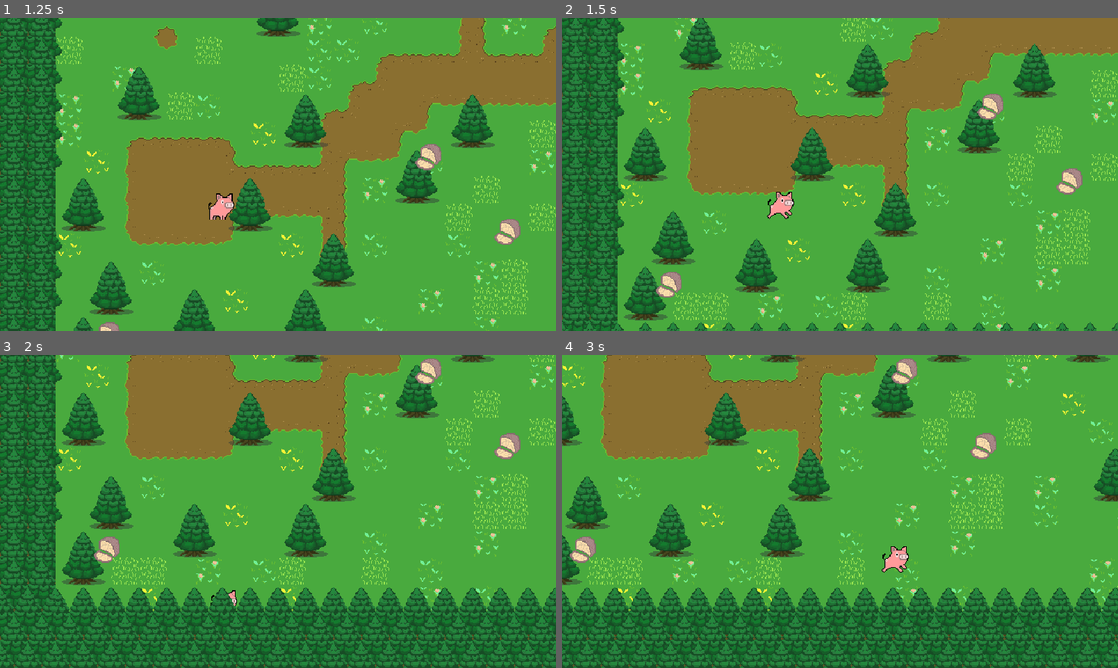
Above: before the commit, frames 1-4 (two rows, left to right).
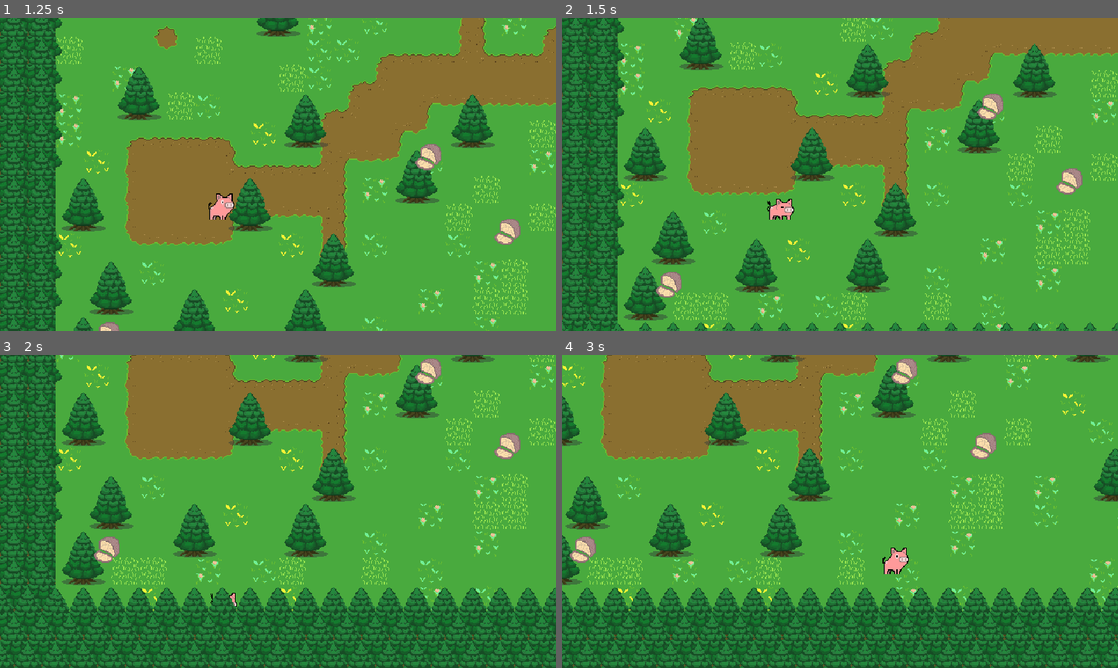
Above: after the commit, the same moments.

Repository: tedosuji/hotncold
Game: Godot game, scene res://src/Main.tscn
The game is run twice, just before and just after one commit, with the same random seed, the same clock (stepped at 60 frames per second) and the same inputs.
Inputs:
- Up to frame 1 (1.25 s): hold Right (move_right) from 0.53 s (still down); hold Space (action) from 0.53 s (still down)
- Up to frame 2 (1.5 s): release Right (move_right) at 1.28 s; release Space (action) at 1.28 s; hold Down (move_down) from 1.28 s (still down); tap Z (dig) at 1.35 s
- Up to frame 3 (2 s): keep holding Down (move_down)
- Up to frame 4 (3 s): release Down (move_down) at 2.03 s; hold Right (move_right) 2.03-2.78 s; hold Space (action) 2.03-2.78 s; hold Up (move_up) from 2.78 s (still down); tap Z (dig) at 2.85 s

Frame 1 is identical in both runs. In frame 2, 0.2% of the frame differs, in the area x 36-42%, y 55-65%; in frame 3, less than 0.1%; in frame 4, 0.2%.

Commit message:
dig loop fix

Diff:
--- a/src/pigPlayer/pig_player_2.tscn
+++ b/src/pigPlayer/pig_player_2.tscn
@@ -178,6 +178,7 @@
 [sub_resource type="AnimationNodeStateMachineTransition" id="AnimationNodeStateMachineTransition_cea0i"]
 
 [sub_resource type="AnimationNodeStateMachineTransition" id="AnimationNodeStateMachineTransition_i1r2o"]
+switch_mode = 2
 
 [sub_resource type="AnimationNodeStateMachine" id="AnimationNodeStateMachine_fhhqh"]
 states/dig/node = SubResource("AnimationNodeAnimation_svxlt")
